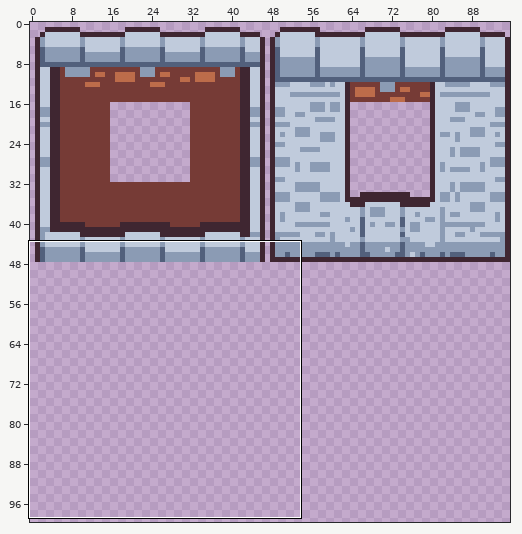
Two versions of one sprite sheet, img/building.png. The first picture is a wide view before the edit; the outline marks the close-up.
Close-up. Earlier state:
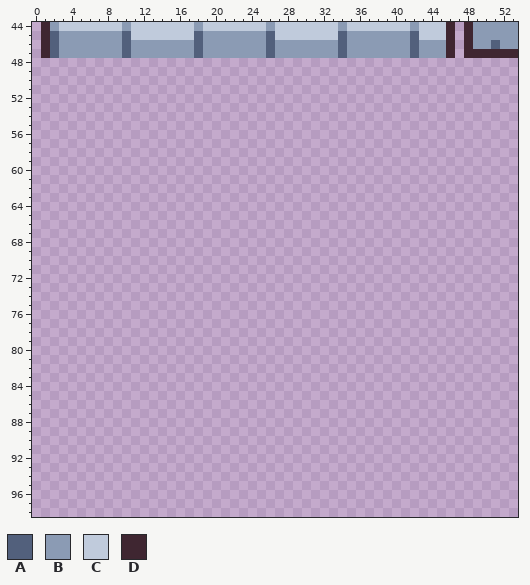
The file is 96x128 pixels. Colours within 5 levels of each other are drawn and written as one. Shown: x 0..53, y 44..98. The wide view leaves out empty margins.
Palette (. is transparent): A #52607c  B #8b9bb4  C #c0cbdc  D #3f2631
Pixels before (only the part around the change), first column x 0:
44 .DBCCCCCCCBCCCCCCCBCCCCCCCBCCCCCCCBCCCCCCCBCCCD.DBBBBB
45 .DABBBBBBBACCCCCCCABBBBBBBACCCCCCCABBBBBBBACCCD.DBBBBB
46 .DABBBBBBBABBBBBBBABBBBBBBABBBBBBBABBBBBBBABBBD.DBBABB
47 .DABBBBBBBABBBBBBBABBBBBBBABBBBBBBABBBBBBBABBBD.DDDDDD
48 ......................................................
49 ......................................................
50 ......................................................
51 ......................................................
52 ......................................................
53 ......................................................
54 ......................................................
55 ......................................................
56 ......................................................
57 ......................................................
58 ......................................................
59 ......................................................
60 ......................................................
61 ......................................................
62 ......................................................
63 ......................................................
64 ......................................................
65 ......................................................
66 ......................................................
67 ......................................................
68 ......................................................
69 ......................................................
70 ......................................................
71 ......................................................
72 ......................................................
73 ......................................................
74 ......................................................
75 ......................................................
76 ......................................................
77 ......................................................
78 ......................................................
79 ......................................................
80 ......................................................
81 ......................................................
82 ......................................................
83 ......................................................
84 ......................................................
85 ......................................................
86 ......................................................
87 ......................................................
88 ......................................................
89 ......................................................
90 ......................................................
91 ......................................................
92 ......................................................
93 ......................................................
94 ......................................................
95 ......................................................
96 ......................................................
97 ......................................................
98 ......................................................
After:
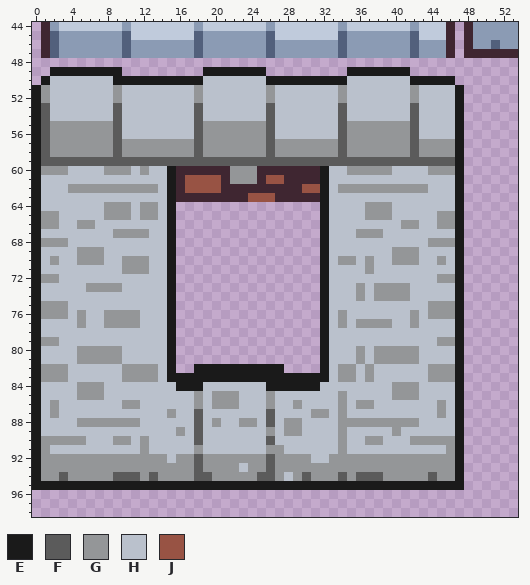
Colours new in this view: E #1a1a1a  F #5b5b5b  G #949698  H #bac1cc  J #985344
The edit:
Changed rows in their new state; - is an unchanged pixel.
first column x 0:
49 --EEEEEEEE---------EEEEEEE---------EEEEEEE------
50 -EHHHHHHHEEEEEEEEEEHHHHHHHEEEEEEEEEHHHHHHHEEEEE-
51 EGHHHHHHHGHHHHHHHHGHHHHHHHGHHHHHHHGHHHHHHHGHHHHE
52 EGHHHHHHHGHHHHHHHHGHHHHHHHGHHHHHHHGHHHHHHHGHHHHE
53 EFHHHHHHHFHHHHHHHHFHHHHHHHFHHHHHHHFHHHHHHHFHHHHE
54 EFHHHHHHHFHHHHHHHHFHHHHHHHFHHHHHHHFHHHHHHHFHHHHE
55 EFGGGGGGGFHHHHHHHHFGGGGGGGFHHHHHHHFGGGGGGGFHHHHE
56 EFGGGGGGGFHHHHHHHHFGGGGGGGFHHHHHHHFGGGGGGGFHHHHE
57 EFGGGGGGGFGGGGGGGGFGGGGGGGFGGGGGGGFGGGGGGGFGGGGE
58 EFGGGGGGGFGGGGGGGGFGGGGGGGFGGGGGGGFGGGGGGGFGGGGE
59 EFFFFFFFFFFFFFFFFFFFFFFFFFFFFFFFFFFFFFFFFFFFFFFE
60 EGGGHHHHGGGHGHHEDDDDDDGGGDDDDDDDEHHGGGGGHHHHGGGE
61 EHHHHHHHHHHHHHHEDJJJJDGGGDJJDDDDEHHHHHHHHHHHHHHE
62 EHHHGGGGGGGGGGHEDJJJJDDDDDDDDDJJEHGGGGGGGGGGHHHE
63 EHHHHHHHHHHHHHHEDDDDDDDDJJJDDDDDEHHHHHHHHHHHHHHE
64 EHHHHHHHGGGHGGHE----------------EHHHHGGGHHHHHHHE
65 EGGHHHHHGGGHGGHE----------------EHHHHGGGHHHHHGGE
66 EGGHHGGHHHHHHHHE----------------EHHHHHHHHGGHHGGE
67 EHHHHHHHHGGGGHHE----------------EHHHGGGHHHHHHHHE
68 EGGGHHHHHHHHHHHE----------------EHHHHHHHHHHHGGGE
69 EHHHHGGGHHHHHHHE----------------EHHHHHHHGGGHHHHE
70 EHGHHGGGHHGGGHHE----------------EHGGHGHHGGGHHGHE
71 EHHHHHHHHHGGGHHE----------------EHHHHGHHHHHHHHHE
72 EGGHHHHHHHHHHHHE----------------EHHHHHHHHHHHHGGE
73 EHHHHHGGGGHHHHHE----------------EHHHGHGGGGHHHHHE
74 EHHHHHHHHHHHHHHE----------------EHHHGHGGGGHHHHHE
75 EGGGHHHHHHHHHHHE----------------EHHHHHHHHHHHGGGE
76 EGGGHGHHGGGGHHHE----------------EHGHHHHHHHGHGGGE
77 EHHHHGHHGGGGHHHE----------------EHGHGGGGHHGHHHHE
78 EHHHHHHHHHHHHHHE----------------EHHHHHHHHHHHHHHE
79 EGGHHHHHHHHHHHHE----------------EHHHHHHHHHHHHGGE
80 EHHHHGGGGGHHHHHE----------------EHHHGHGGGGGHHHHE
81 EHHHHGGGGGHHHHHE----------------EHHHGHGGGGGHHHHE
82 EGGGHHHHHHGGGGHE--EEEEEEEEEE----EHGGHGHHHHHHGGGE
83 EGGGHHHHHHGGGGHEEEEEEEEEEEEEEEEEEHGGHGHHHHHHGGGE
84 EHHHHGGGHHHHHHHHEEEHHHHHHHEEEEEEHHHHHHHHGGGHHHHE
85 EHHHHGGGHHHHHHHHHHGHGGGHHHGHHHHHHHGHHHHHGGGHHHHE
86 EHGHHHHHHHGGHHHHHHGHGGGHHHGHHGHHHHGHGGHHHHHHHGHE
87 EHGHHHHHHHHHHHHGHHFHHHHHHHFHHHHGGHGHHHHHHHHHHGHE
88 EHHHHGGGGGGGHHHHHHFHGHHGGHFHGGHHHHGGGGGGGGGHHHHE
89 EHHHHHHHHHHHHHHHGHFHHHHHHHGHGGHHHHGHHHHHGHHHHHHE
90 EGGGGGHHHGGHGHHHHHFHHHHHHHFHHHHHHHGHHGGHHHGGGGGE
91 EGHHHHHHHHHHGHHHHHGHHHHHHHGGHHHHHHGHHHHHHHHHHHGE
92 EGGGGGGGGGGGGGGHGGFGGGGGGGFGGGGHHGGGGGGGGGGGGGGE
93 EGGGGGGGGGGGGGGGGGFGGGGHGGFGGGGGGGGGGGGGGGGGGGGE
94 EGGFGGGGGFFFGFGGGGFFGGGGGFFGHGFGGGFGFFFGGGGGFGGE
95 EEEEEEEEEEEEEEEEEEEEEEEEEEEEEEEEEEEEEEEEEEEEEEEE
